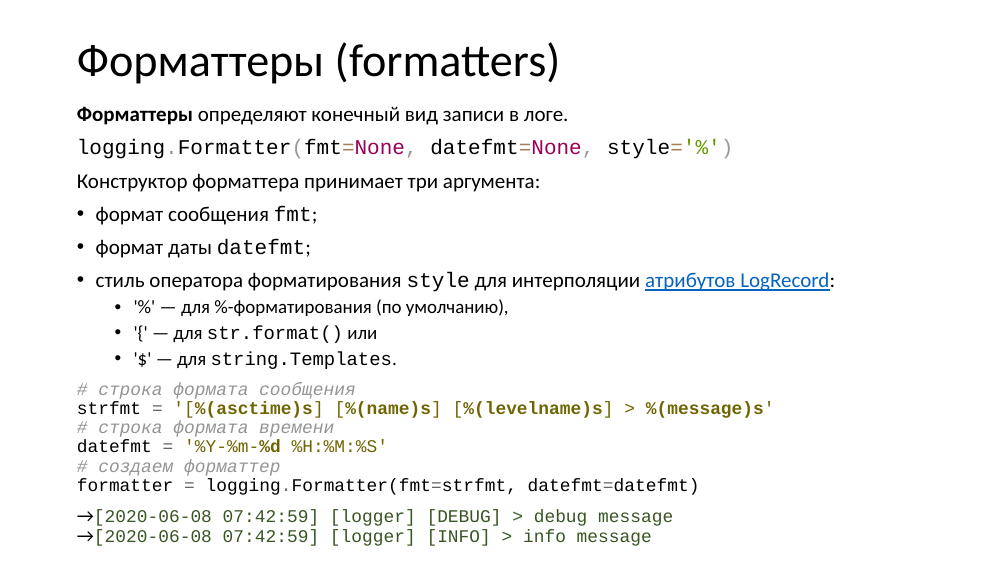
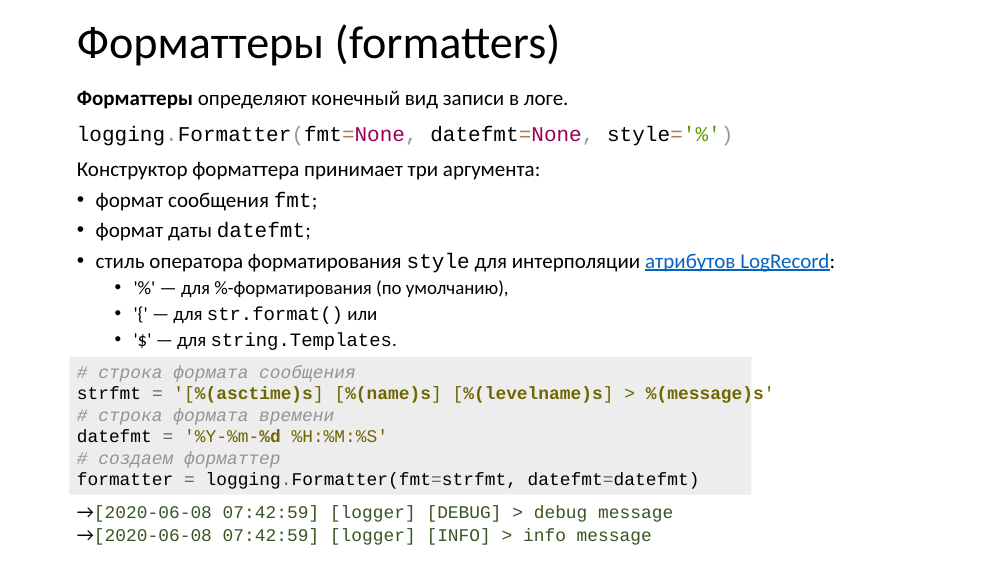
Before and after one commit to xtrueman/prog_instruments, a slide deck: slide 30 of presentations/Logging.pptx. Drawn at 1008x567 pixels with LibreOffice and Linux fonts; fonts in the diff are those of the drawing. Boxes give left, top, right and bottom in pixels: in the first picture for what was removed or moved away, otherwise in the second. Text is boxed around its words. In the diff, an @@ line names an element or a change of style, - is before the commit and + after.

```diff
--- a/presentations/Logging.pptx
+++ b/presentations/Logging.pptx
@@ title "Форматтеры (formatters)": place and size @@
-title "Форматтеры (formatters)" at [77,42,561,84]
+title "Форматтеры (formatters)" at [77,24,561,66]
@@ text "Форматтеры определяют конечный вид записи ...": place and size @@
-text "Форматтеры определяют конечный вид записи ..." at [77,106,835,546]
+text "Форматтеры определяют конечный вид записи ..." at [77,90,835,545]
@@ text "Форматтеры определяют конечный вид записи ..." at [77,90,835,545]: line spacing 0.9 to 1; less space between paragraphs @@
@@ rectangle added at [70,357,752,495], fill #EDEDED @@
```
Also in this commit, not shown: 20 other slides changed, 11 slides added, 1 other file.
